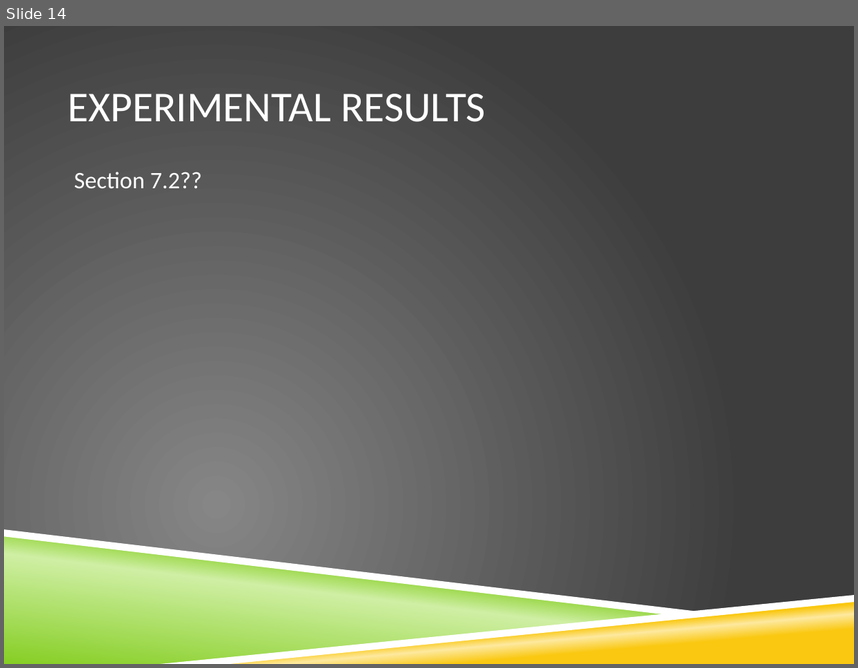
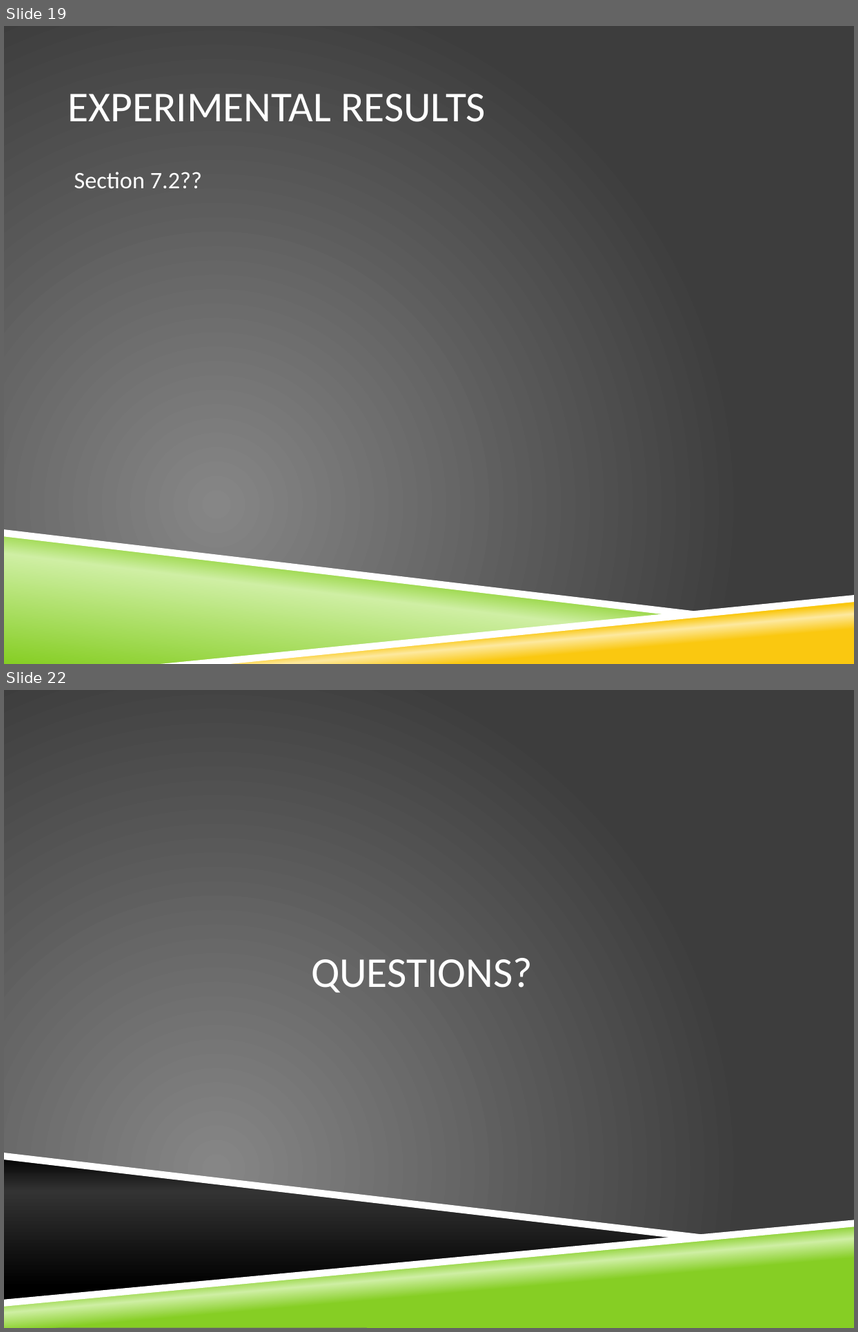
Before and after one commit to vfasburg/cse_825, a slide deck: PaperPresentation/Paper_Presentation_Fasburg_Reiff_Thomas.pptx. Shown one above the other, each under a label of ours: slide 14 before the commit, slides 19 and 22 after it; the slides between them are not shown. The pictures are 858x668 and 858x1332 pixels, drawn with LibreOffice and Linux fonts; fonts in the diff are those of the drawing; background and template pictures are left out. Boxes give left, top, right and bottom in pixels: in the first picture for what was removed or moved away, otherwise in the second. Text is boxed around its words. In the diff, an @@ line names an element or a change of style, - is before the commit and + after.

```diff
--- a/PaperPresentation/Paper_Presentation_Fasburg_Reiff_Thomas.pptx
+++ b/PaperPresentation/Paper_Presentation_Fasburg_Reiff_Thomas.pptx
@@ slide 22 added at box(4, 690, 854, 1328), background picture (left out) @@
@@ title added at box(311, 958, 533, 992), 36 pt, text #FFFFFF @@
+QUESTIONS?
@@ freeform shape added at box(4, 1156, 696, 1302), fill gradient #000000 to #333333 @@
@@ freeform shape added at box(4, 1152, 717, 1239), fill #FFFFFF @@
@@ freeform shape added at box(4, 1223, 854, 1328), fill gradient #86CE24 to #CFEFA4 @@
@@ freeform shape added at box(4, 1220, 854, 1306), fill #FFFFFF @@
@@ what was slide 14 is now slide 19 @@
```
Also in this commit, not shown: 3 slides changed, 7 other slides added, 1 slide removed.
